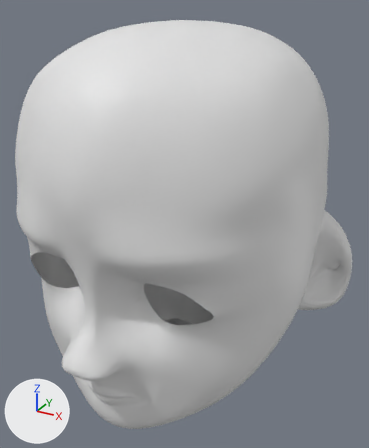
A saved change to the Blender file Character Course Rig +Model.blend.
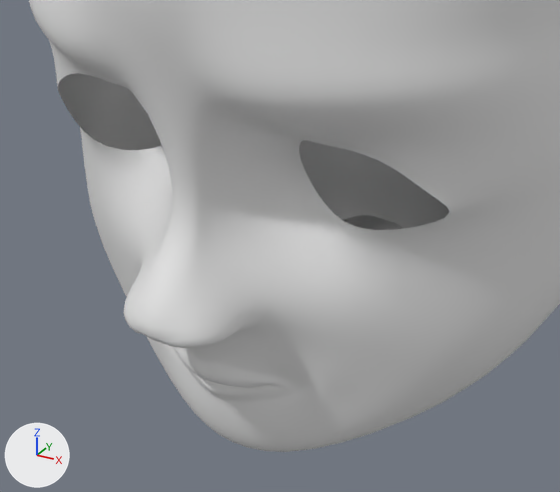
Each version is shown whole from a 50 mm lens placed at (0.281, -0.485, 1.6), pointed at (0.011, 0.008, 1.353), then close up on the part from 1% to 72% of the width and 49% to 100% of the height. The lights are fixed; the arrows at lower left show +X, +Y and +Z.

In view in the first close-up: 'Body'.
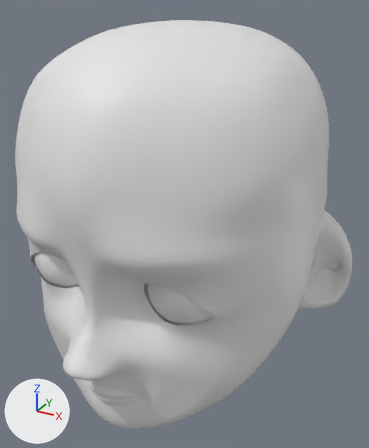
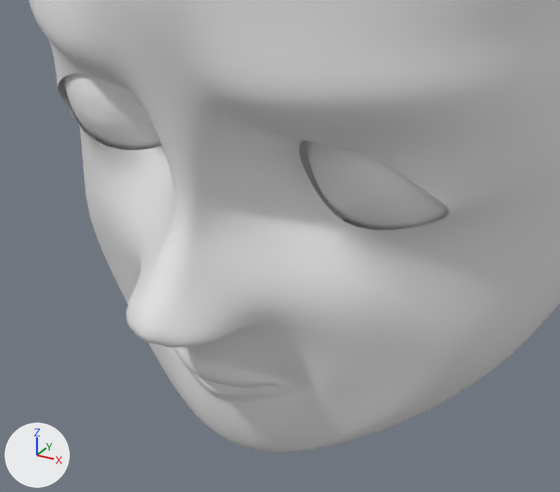
Location of each change, [x1, y1, x2, y2] in pixels of the close-ups (560 x 492 px):
'Body', reshaped: before [29, 0, 560, 452]; after [29, 0, 560, 453]
'Cornea', shown: after [64, 73, 449, 230]
part 1 of me_plane, built on: before [89, 173, 469, 452]; after [85, 169, 478, 453]

What the commit changed:
me_plane is used by ob_body; location (0.0, 0.0, 1.2464); rotation (1.571, 0.0, 0.0), in degrees (90, 0, 0).
me_plane had 390 vertices, 341 faces and spanned x 0.0..0.208, y -0.139..0.336, z -0.194..0.207.
me_plane now has 399 vertices, 349 faces and spans x 0.0..0.208, y -0.139..0.336, z -0.194..0.207.
Part 1, on me_plane:
8 faces are deleted.
12 vertices move from x 0.0..0.041, y -0.036..0.053, z 0.124..0.186 to x 0.0..0.034, y -0.034..0.042, z 0.117..0.187.
9 vertices are added at x 0.0..0.106, y -0.086..0.055, z 0.116..0.176.
16 new faces join them.
Object 'Cornea' (ob_cornea) is now shown.
